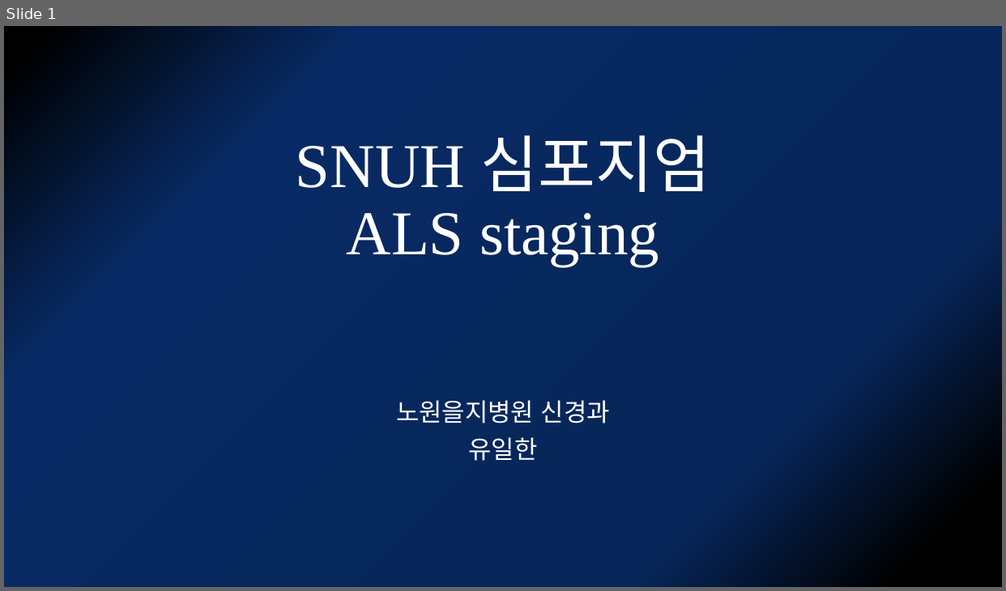
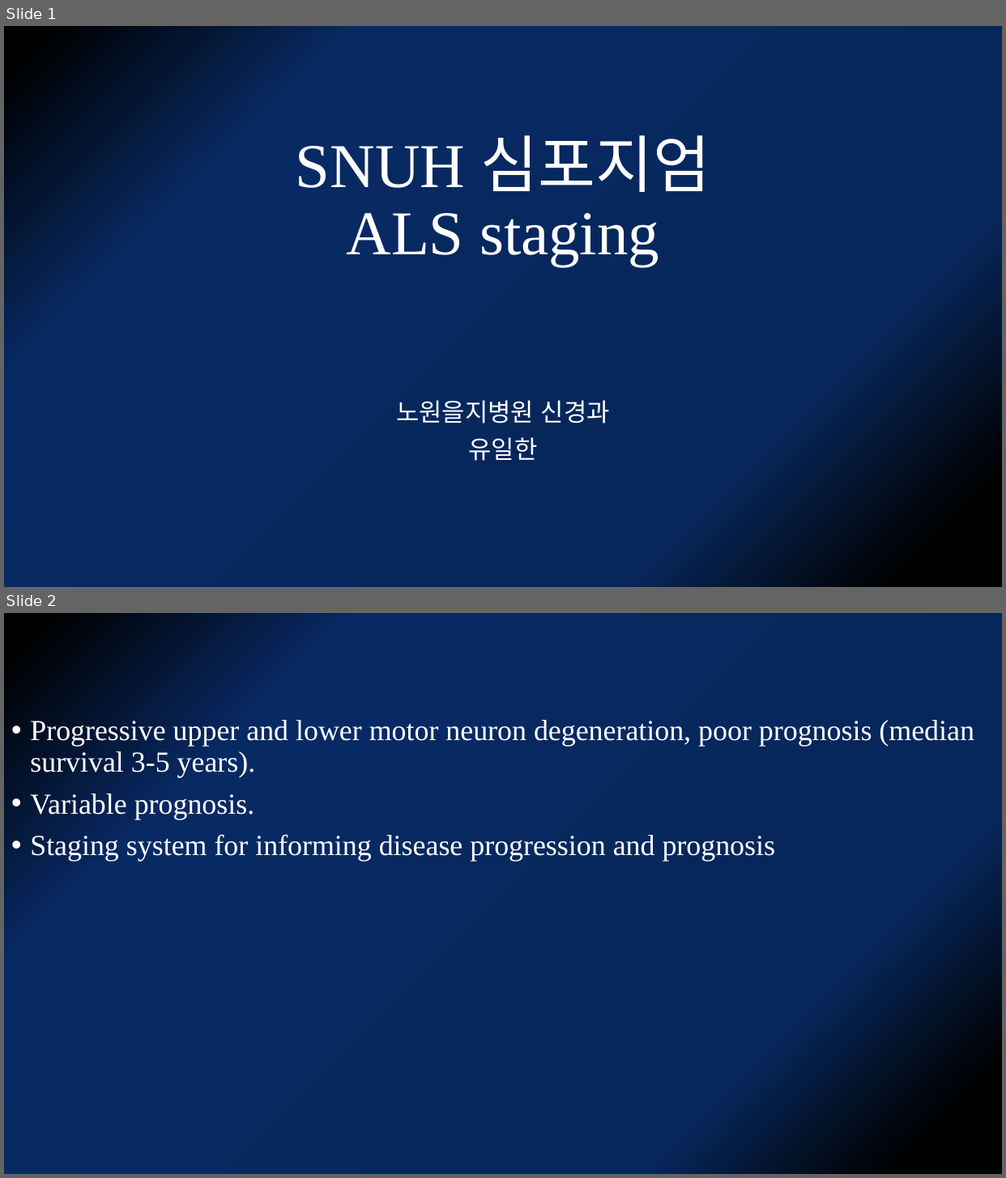
Before and after one commit to kjfdf/lecture, a slide deck: SNUH 심포지엄-유일한.pptx. Shown one above the other, each under a label of ours: slide 1 before the commit, slides 1 and 2 after it. The pictures are 1006x591 and 1006x1178 pixels, drawn with LibreOffice and Linux fonts; fonts in the diff are those of the drawing. Boxes give left, top, right and bottom in pixels: in the first picture for what was removed or moved away, otherwise in the second. Text is boxed around its words. In the diff, an @@ line names an element or a change of style, - is before the commit and + after.

```diff
--- a/SNUH 심포지엄-유일한.pptx
+++ b/SNUH 심포지엄-유일한.pptx
@@ slide 2 added at bbox=[4, 613, 1002, 1174], background gradient #000000 to #072659 to #082A64 @@
@@ text added at bbox=[30, 720, 974, 862], 28 pt, text #FFFFFF @@
+• Progressive upper and lower motor neuron degeneration, poor prognosis (median survival 3-5 years).
+• Variable prognosis.
+• Staging system for informing disease progression and prognosis
```
Also in this commit, not shown: 5 other slides added, 1 slide removed.
